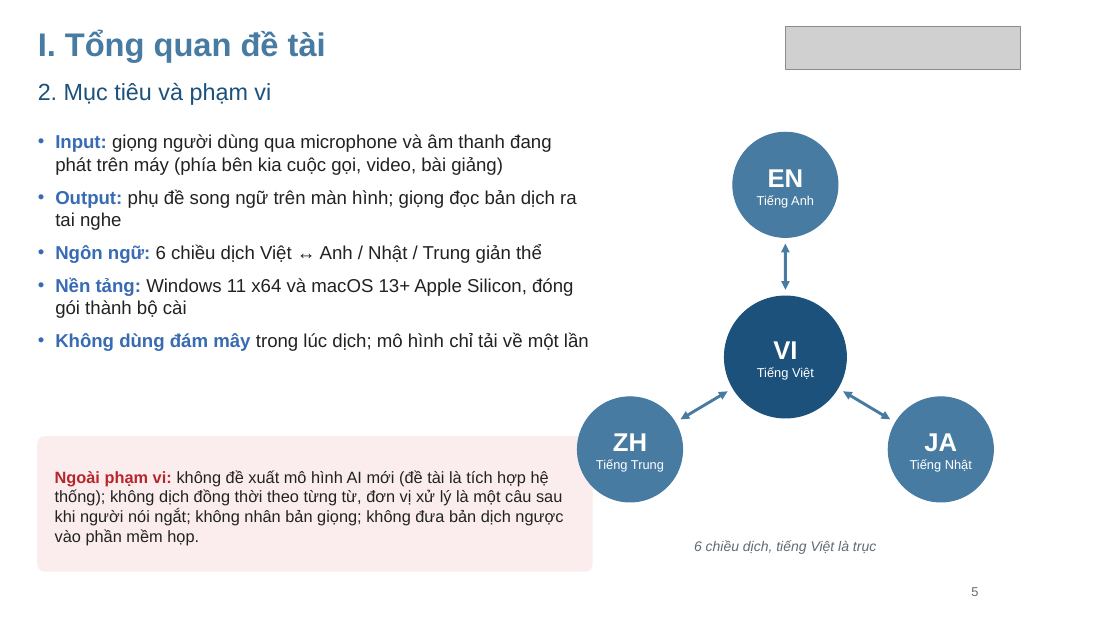
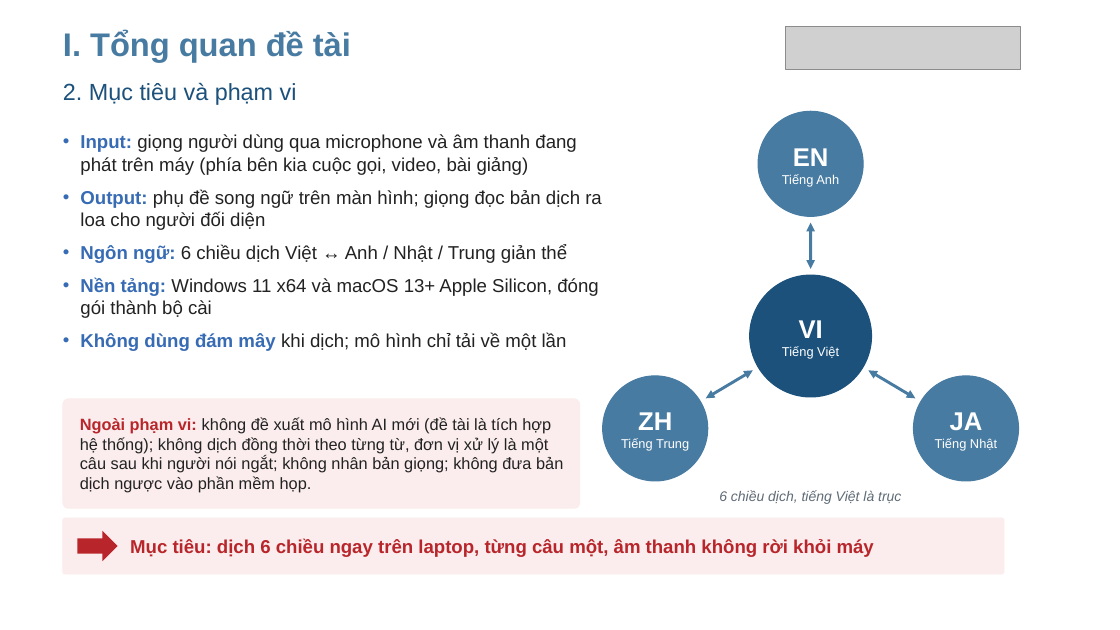
Before and after one commit to RokeyHung/local-live-voice-translator, a slide deck: slide 6 of docs/slides/24410300_NgoManhHung_SlideBaoVe.pptx (slide 5 before the commit). Drawn at 1120x630 pixels with LibreOffice and Linux fonts; fonts in the diff are those of the drawing; grey boxes stand for pictures; background and template pictures are left out. Boxes give left, top, right and bottom in pixels: in the first picture for what was removed or moved away, otherwise in the second. Text is boxed around its words. In the diff, an @@ line names an element or a change of style, - is before the commit and + after.

```diff
--- a/docs/slides/24410300_NgoManhHung_SlideBaoVe.pptx
+++ b/docs/slides/24410300_NgoManhHung_SlideBaoVe.pptx
@@ text "I. Tổng quan đề tài": place and size @@
-text "I. Tổng quan đề tài" at [38,30,326,62]
+text "I. Tổng quan đề tài" at [63,30,351,62]
@@ text "2. Mục tiêu và phạm ...": place and size @@
-text "2. Mục tiêu và phạm ..." at [38,82,271,105]
+text "2. Mục tiêu và phạm ..." at [63,82,297,105]
@@ text "Input: giọng người dùng qua ...": place and size @@
-text "Input: giọng người dùng qua ..." at [55,134,589,351]
+text "Input: giọng người dùng qua ..." at [80,134,602,351]
@@ text at [80,189,602,230]: text changed @@
-• Output: phụ đề song ngữ trên màn hình; giọng đọc bản dịch ra tai nghe
+• Output: phụ đề song ngữ trên màn hình; giọng đọc bản dịch ra loa cho người đối diện
@@ 4 texts, 4 ellipses, 3 double arrows: place and size @@
-4 texts, 4 ellipses, 3 double arrows at [578,132,993,502]
+4 texts, 4 ellipses, 3 double arrows at [602,111,1019,481]
@@ text at [80,333,567,351]: text changed @@
-• Không dùng đám mây trong lúc dịch; mô hình chỉ tải về một lần
+• Không dùng đám mây khi dịch; mô hình chỉ tải về một lần
@@ rounded rectangle: place and size @@
-rounded rectangle at [38,437,592,571]
+rounded rectangle at [63,399,580,508]
@@ text "Ngoài phạm vi: không đề ..." rewrapped from [55,470,563,545] to [80,417,563,493] @@
@@ text "6 chiều dịch, tiếng Việt ..." rewrapped from [694,540,876,554] to [731,490,901,504] @@
@@ text added at [719,491,727,501], 12 pt, text #FFFFFF, bold @@
+6
@@ rounded rectangle added at [63,518,1004,574], fill #FBEDED, outline #FBEDED 1 pt @@
@@ right arrow added at [77,531,118,561], fill #B8262B @@
@@ text added at [130,539,874,557], 16 pt, text #B8262B, bold @@
+Mục tiêu: dịch 6 chiều ngay trên laptop, từng câu một, âm thanh không rời khỏi máy
@@ text removed at [971,587,978,596] @@
-5
```
Also in this commit, not shown: 30 other slides changed, 14 slides added, 45 other files.
